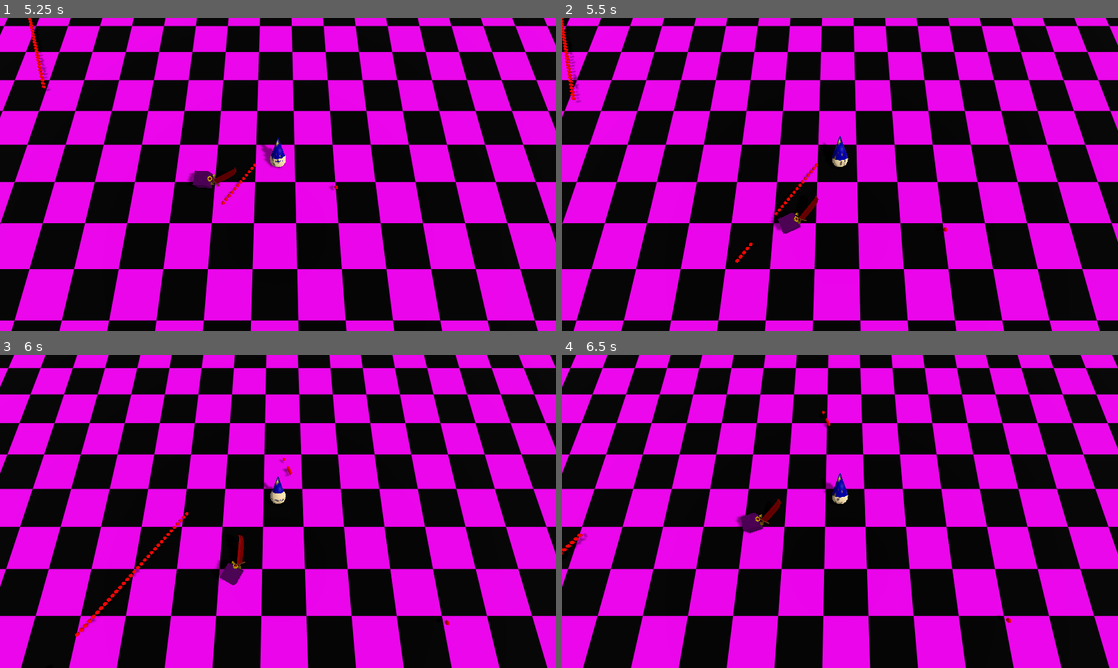
Above: before the commit, frames 1-4 (two rows, left to right).
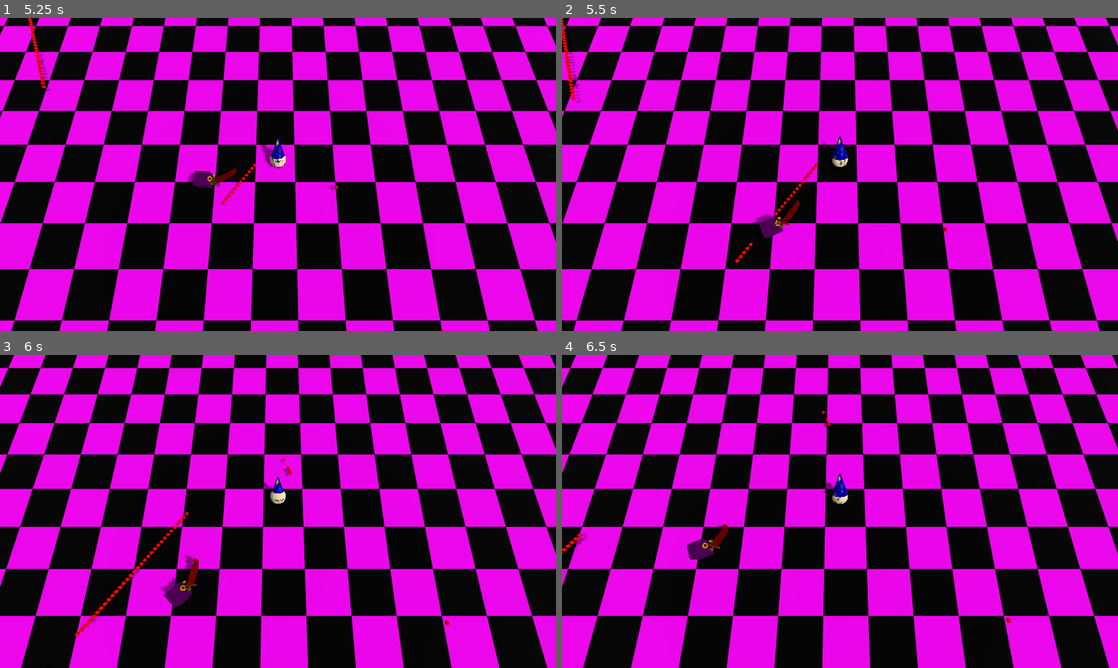
Above: after the commit, the same moments.

Repository: luce-ventress/no-mercy-bgj-2025
Game: Godot game, scene res://Maps/Level1.tscn
The game is run twice, just before and just after one commit, with the same random seed, the same clock (stepped at 60 frames per second) and the same inputs. Sound files missing from this copy of the repository are replaced by a short silence.
Inputs (mouse positions are in pixels of both pictures, inside the frame that each line leads up to):
- Up to frame 1 (5.25 s): move the mouse to (250, 237) at 0.52 s; press the mouse at (250, 237) at 0.53 s; hold W (player_forward) 0.53-2.03 s; move the mouse to (444, 221) at 1.27 s; release the mouse at (444, 221) at 1.28 s; click (444, 221) at 1.35 s; move the mouse to (111, 127) at 2.02 s; press the mouse at (111, 127) at 2.03 s; hold A (player_left) 2.03-3.53 s; move the mouse to (305, 174) at 2.77 s; release the mouse at (305, 174) at 2.78 s; click (305, 174) at 2.85 s; move the mouse to (194, 96) at 3.52 s; press the mouse at (194, 96) at 3.53 s; hold S (player_backward) 3.53-4.28 s; move the mouse to (400, 158) at 4.27 s; release the mouse at (400, 158) at 4.28 s; hold D (player_right) 4.28-5.03 s; click (400, 158) at 4.35 s; move the mouse to (166, 190) at 5.02 s; press the mouse at (166, 190) at 5.03 s; hold W (player_forward) from 5.03 s (still down)
- Up to frame 2 (5.5 s): keep holding W (player_forward)
- Up to frame 3 (6 s): move the mouse to (333, 442) at 5.77 s; release W (player_forward) at 5.78 s; release the mouse at (333, 442) at 5.78 s; hold D (player_right) from 5.78 s (still down); click (333, 442) at 5.85 s
- Up to frame 4 (6.5 s): keep holding D (player_right)

Frame 1 is identical in both runs. In frame 2, 0.6% of the frame differs, in the area x 34-47%, y 56-71%; in frame 3, 0.8%, in the area x 29-45%, y 57-81%; in frame 4, 0.7%.

Commit message:
fix bugs

Diff:
--- a/Scenes/Enemies/MeleeEnemyPawn.tscn
+++ b/Scenes/Enemies/MeleeEnemyPawn.tscn
@@ -1,13 +1,13 @@
-[gd_scene load_steps=11 format=3 uid="uid://buiud1ylj3qrj"]
+[gd_scene load_steps=13 format=3 uid="uid://buiud1ylj3qrj"]
 
 [ext_resource type="Script" uid="uid://dpthrgto3rfda" path="res://Scripts/Enemies/EnemyMovement.gd" id="1_dg6hr"]
 [ext_resource type="PackedScene" uid="uid://d3mim8qfv50tg" path="res://Assets/Meshes/NoMercy_Enemy_Melee.glb" id="2_qta8w"]
 [ext_resource type="Script" uid="uid://bqfqc2x4cf7ue" path="res://Scripts/Enemies/EnemyMeleeSword.gd" id="3_4ci8v"]
-[ext_resource type="Script" uid="uid://doh6lcg3ck5k0" path="res://Scripts/Enemies/EnemyHealth.gd" id="4_ynbeu"]
 [ext_resource type="AudioStream" uid="uid://bgnv7xobe834m" path="res://Assets/Sound/Enemy/Melee_enemy_attack.wav" id="4_ynbeu"]
 [ext_resource type="AudioStream" uid="uid://csxsij0vm70w0" path="res://Assets/Sound/Player/Melee_impact_1.wav" id="5_74amo"]
 [ext_resource type="AudioStream" uid="uid://b72278cg7i484" path="res://Assets/Sound/Player/Melee_impact_2.wav" id="6_s4yc3"]
 [ext_resource type="AudioStream" uid="uid://bciiv00l1dhrc" path="res://Assets/Sound/Player/Melee_impact_3.wav" id="7_cn7gm"]
+[ext_resource type="Script" uid="uid://doh6lcg3ck5k0" path="res://Scripts/Enemies/EnemyHealth.gd" id="7_s4yc3"]
 
 [sub_resource type="CapsuleShape3D" id="CapsuleShape3D_qta8w"]
 radius = 0.508876
@@ -54,8 +54,15 @@
 transform = Transform3D(0.93593, 0, 0.352185, 0, 1, 0, -0.352185, 0, 0.93593, -1.36499, 0.679212, 0.233927)
 shape = SubResource("BoxShape3D_qta8w")
 
+[node name="MeleeEnemySoundNode" type="AudioStreamPlayer3D" parent="SwordArea"]
+stream = ExtResource("4_ynbeu")
+
+[node name="MeleeEnemyPlayerDamage" type="AudioStreamPlayer3D" parent="SwordArea"]
+stream = SubResource("AudioStreamRandomizer_ynbeu")
+volume_db = -3.048
+
 [node name="EnemyHealth" type="Node" parent="."]
-script = ExtResource("4_ynbeu")
+script = ExtResource("7_s4yc3")
 
 [node name="EnemyMovement" type="Node" parent="."]
 script = ExtResource("1_dg6hr")
@@ -65,10 +72,3 @@
 [connection signal="area_entered" from="HitArea" to="EnemyHealth" method="_on_hit_area_area_entered"]
 [connection signal="area_entered" from="SwordArea" to="SwordArea" method="_on_area_entered"]
 [connection signal="body_entered" from="SwordArea" to="SwordArea" method="_on_body_entered"]
-
-[node name="MeleeEnemySoundNode" type="AudioStreamPlayer3D" parent="SwordArea"]
-stream = ExtResource("4_ynbeu")
-
-[node name="MeleeEnemyPlayerDamage" type="AudioStreamPlayer3D" parent="SwordArea"]
-stream = SubResource("AudioStreamRandomizer_ynbeu")
-volume_db = -3.048
